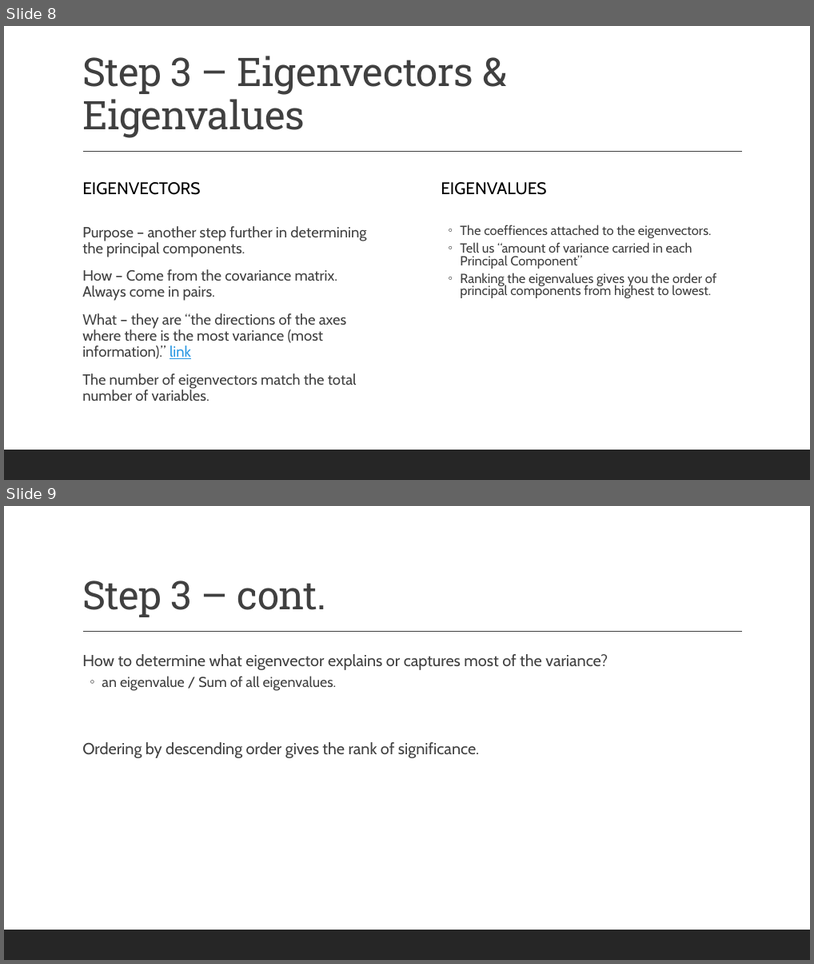
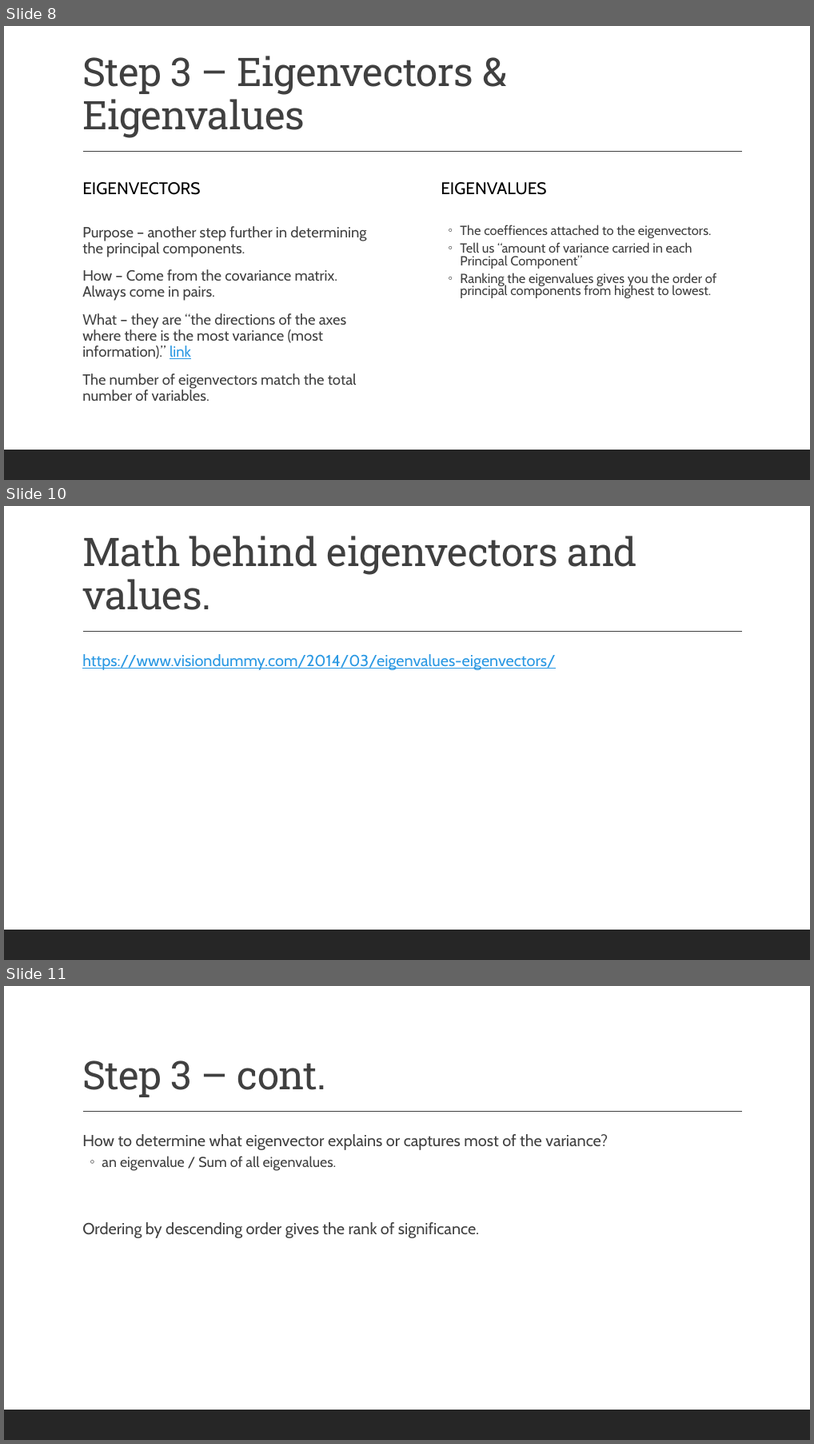
Before and after one commit to magoodsell/goody, a slide deck: Notes/Principal_Component_Analysis.pptx. Shown one above the other, each under a label of ours: slides 8 and 9 before the commit, slides 8, 10 and 11 after it; the slides between them are not shown. The pictures are 814x964 and 814x1444 pixels, drawn with LibreOffice and Linux fonts; fonts in the diff are those of the drawing. Boxes give left, top, right and bottom in pixels: in the first picture for what was removed or moved away, otherwise in the second. Text is boxed around its words. In the diff, an @@ line names an element or a change of style, - is before the commit and + after.

Commit message:
Updated with links and more information focused on eigenvalues and eigenvectors.

```diff
--- a/Notes/Principal_Component_Analysis.pptx
+++ b/Notes/Principal_Component_Analysis.pptx
@@ slide 10 added at (x1=4, y1=506, x2=810, y2=960), background #FFFFFF; not listed: 2 template elements that a slide beside it also shows @@
@@ title added at (x1=82, y1=536, x2=638, y2=610), 47 pt, text #404040 @@
+Math behind eigenvectors and values.
@@ text added at (x1=82, y1=654, x2=555, y2=670), 19 pt, text #2998E3, underline @@
+  https://www.visiondummy.com/2014/03/eigenvalues-eigenvectors/
@@ what was slide 9 is now slide 11 @@
```
Also in this commit, not shown: 4 slides changed, 2 other slides added.
